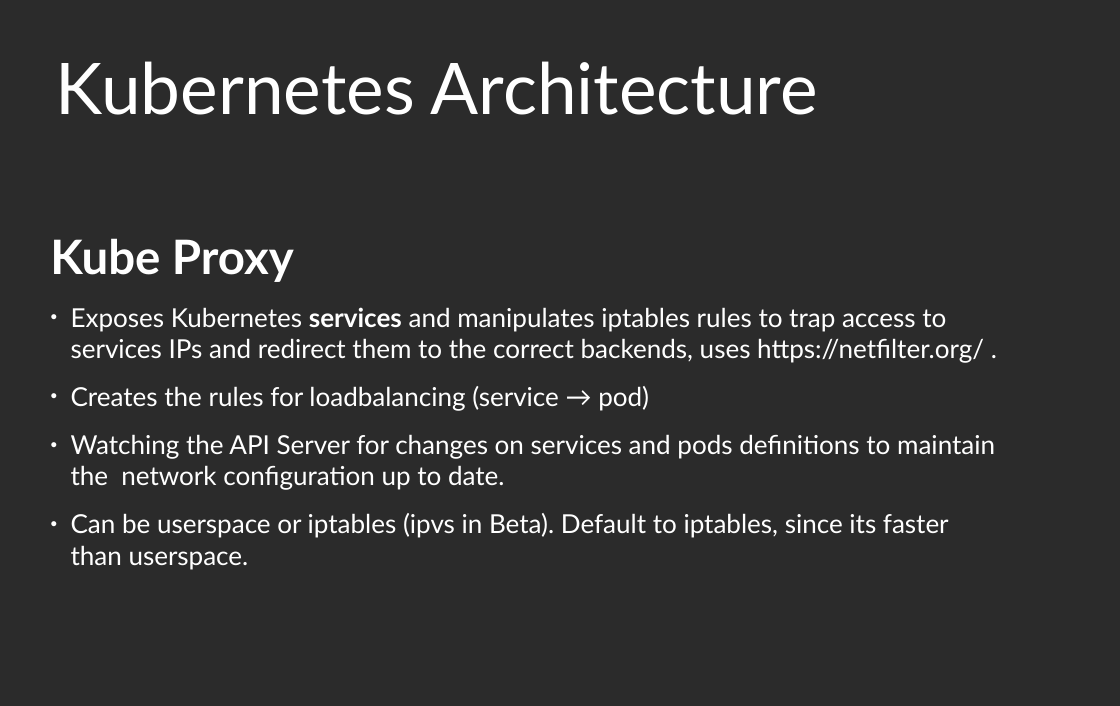
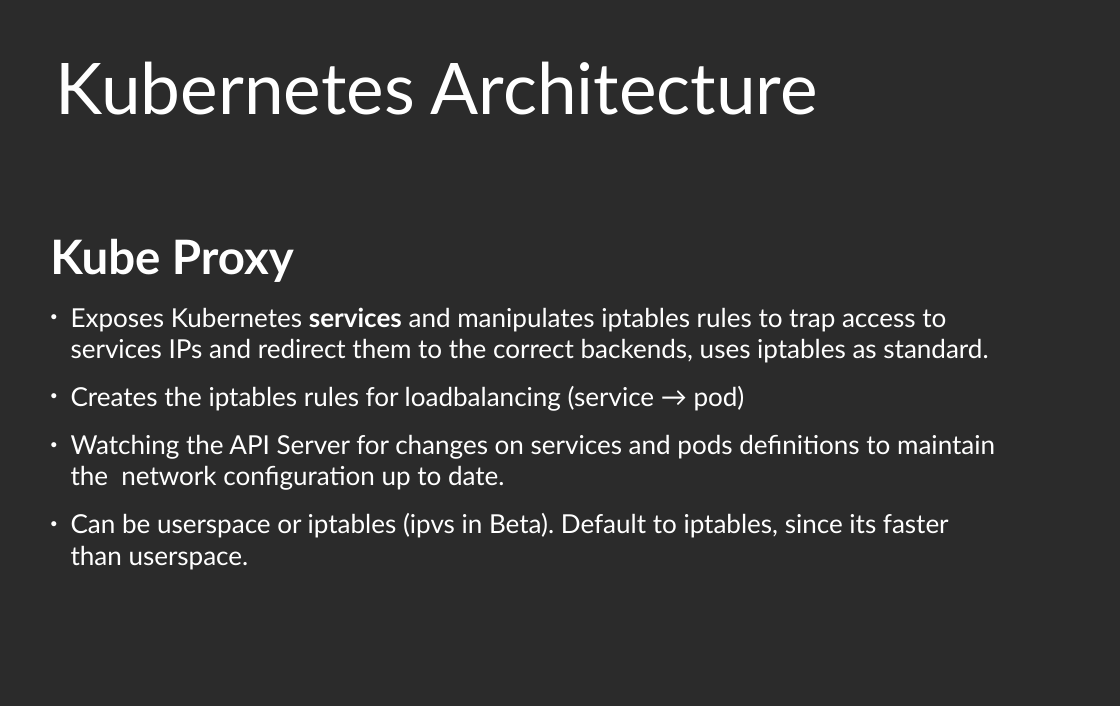
Before and after one commit to floriankammermann/kubernetes-presentation, a slide deck: slide 16 of kubernetes_presentation.odp. Drawn at 1120x706 pixels with LibreOffice and Linux fonts; fonts in the diff are those of the drawing; background and template pictures are left out; a plain dark background stands for a picture behind light text. Boxes give left, top, right and bottom in pixels: in the first picture for what was removed or moved away, otherwise in the second. Text is boxed around its words. In the diff, an @@ line names an element or a change of style, - is before the commit and + after.

Commit message:
made few corrections

```diff
--- a/kubernetes_presentation.odp
+++ b/kubernetes_presentation.odp
@@ text at box(71, 307, 988, 411): text changed @@
-● Exposes Kubernetes services and manipulates iptables rules to trap access to services IPs and redirect them to the correct backends, uses https://netfilter.org/ .
-● Creates the rules for loadbalancing (service → pod)
+● Exposes Kubernetes services and manipulates iptables rules to trap access to services IPs and redirect them to the correct backends, uses iptables as standard.
+● Creates the iptables rules for loadbalancing (service → pod)
```
Also in this commit, not shown: 13 other slides changed, 2 slides removed.
